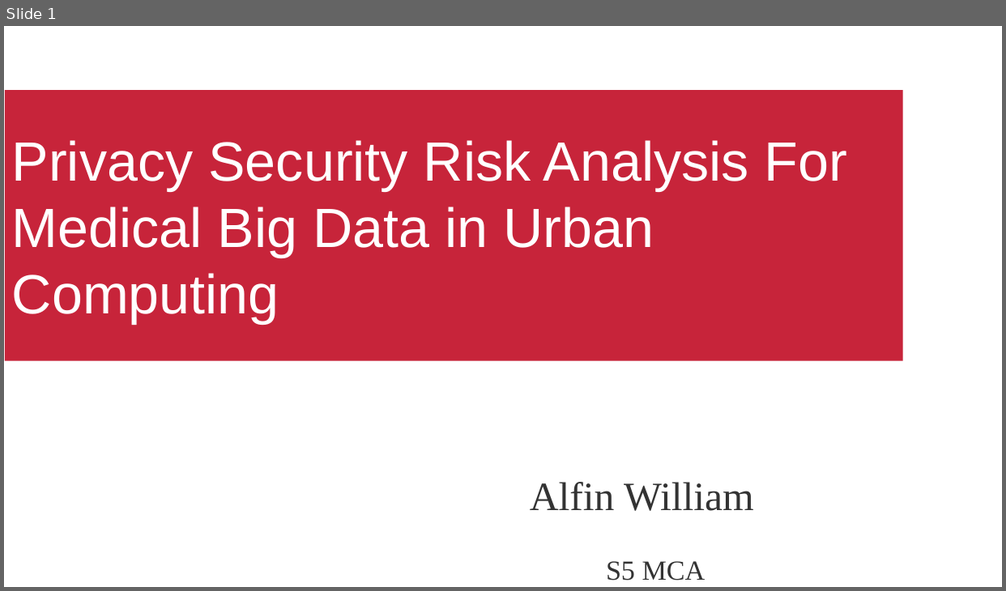
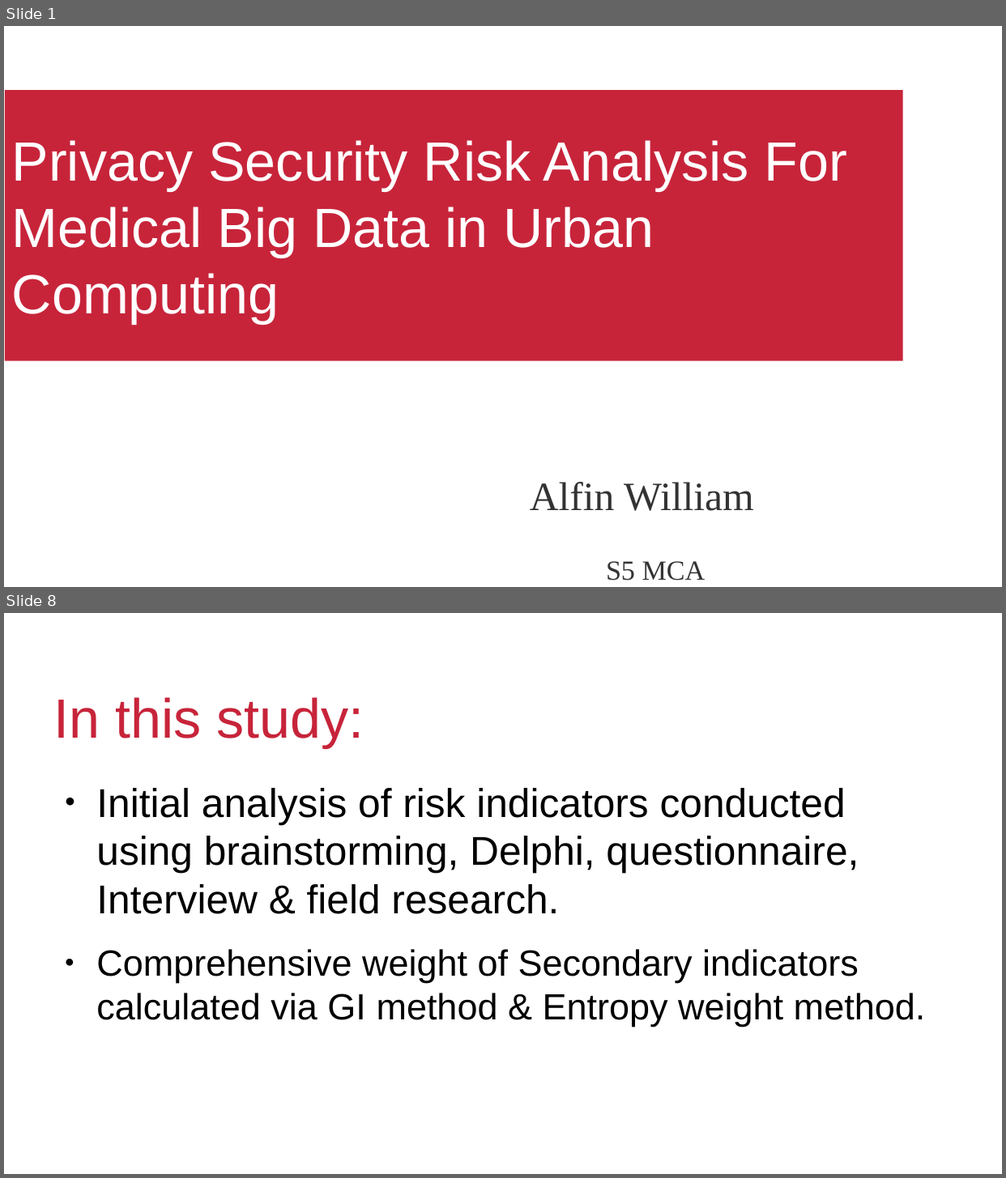
Before and after one commit to alfinwilliam/S5MCA_Seminar_Report, a slide deck: seminar.odp. Shown one above the other, each under a label of ours: slide 1 before the commit, slides 1 and 8 after it; the slides between them are not shown. The pictures are 1006x591 and 1006x1178 pixels, drawn with LibreOffice and Linux fonts; fonts in the diff are those of the drawing; background and template pictures are left out. Boxes give left, top, right and bottom in pixels: in the first picture for what was removed or moved away, otherwise in the second. Text is boxed around its words. In the diff, an @@ line names an element or a change of style, - is before the commit and + after.

```diff
--- a/seminar.odp
+++ b/seminar.odp
@@ slide 8 added at bbox=[4, 613, 1002, 1174], background #FFFFFF @@
@@ title added at bbox=[54, 697, 364, 747], 44 pt, text #C7243A @@
+In this study:
@@ text added at bbox=[96, 788, 926, 1026], 32 pt, text #000000 @@
+● Initial analysis of risk indicators conducted using brainstorming, Delphi, questionnaire, Interview & field research.
+● Comprehensive weight of Secondary indicators calculated via GI method & Entropy weight method.
@@ text added at bbox=[175, 1148, 408, 1174], 14 pt, text #FFFFFF @@
+<date/time>
@@ text added at bbox=[423, 1148, 739, 1174], 14 pt, text #FFFFFF @@
+<footer>
@@ page number added at bbox=[763, 1148, 995, 1174], 14 pt, text #FFFFFF @@
+8
```
Also in this commit, not shown: 7 other slides added, 4 slides removed.
